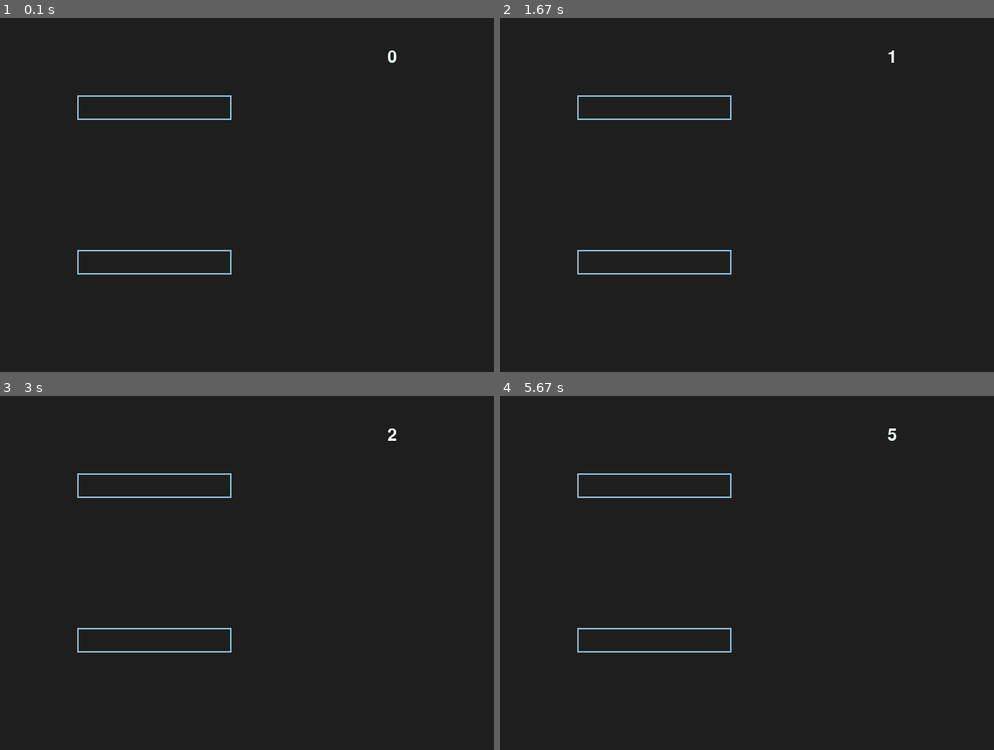
Above: before the commit, frames 1-4 (two rows, left to right).
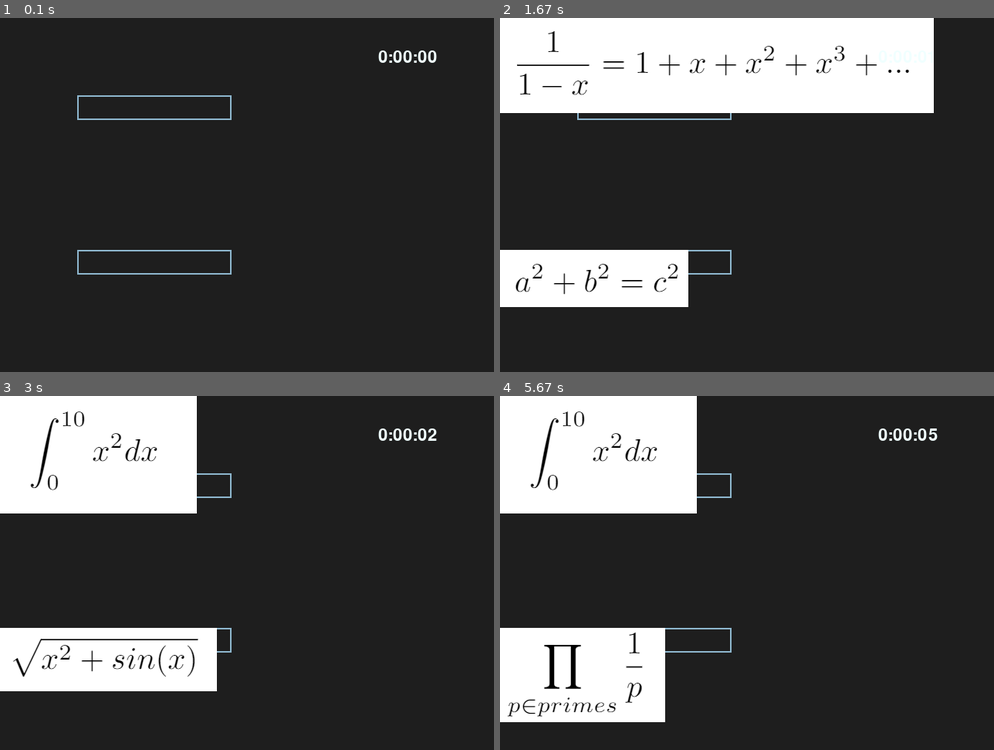
Above: after the commit, the same moments.

Repository: NiamV/OxfordHack
Game: pygame game, started from textInput.py
Two runs of this game, one before a commit and one after it. Both use one fixed random seed, a clock stepped at 60 frames per second and the inputs below.
Inputs:
- Up to frame 1 (0.1 s): no input
- Up to frame 2 (1.67 s): tap Space at 0.33, 0.67, 1.07, 1.37, 1.62 s
- Up to frame 3 (3 s): tap Space at 1.95, 2.25, 2.45, 2.75 s
- Up to frame 4 (5.67 s): tap Space at 3.02, 3.35, 3.65, 3.78, 4.18, 4.48, 4.85, 5.25, 5.55 s

The runs differ from the first frame. In frame 1, 0.2% of the frame differs, in the area x 76-89%, y 9-13%; in frame 2, 30%, in the area x 0-88%, y 0-82%; in frame 3, 21%; in frame 4, 22%.

Commit message:
Random changes to textInput.py

Diff:
--- a/imageMapping.py
+++ b/imageMapping.py
@@ -2,7 +2,7 @@
 
 def images(n, imageCount):
   numbers = [i for i in range(1,imageCount+1)]
-  img1 = math.ceil(n / ((imageCount-1)*(imageCount-2)))
+  img1 = int(math.ceil(n / ((imageCount-1)*(imageCount-2))))
   numbers.remove(img1)
 
   img2 = numbers[int(math.ceil((n % ((imageCount-1)*(imageCount-2))) / (imageCount-2))-1)]
--- a/textInput.py
+++ b/textInput.py
@@ -1,4 +1,8 @@
 import pygame as pg
+import sys
+
+import imageMapping
+import random
 
 pg.init()
 
@@ -16,10 +20,9 @@
 # Untested
 class Question:
 
-    def __init__(self, goal, number):
-        self.goal = goal
+    def __init__(self, number, img, img_id):
         self.color = COLOR_MAIN
-        self.rendered = FONT.render(goal, True, self.color)
+        self.img = img
 
         self.w = screenWidth - (2 * LEFT_MARGIN)
         self.h = 32
@@ -28,8 +31,8 @@
         self.inputBox = InputBox(self.x, self.y + (2 * h), self.w, self.h)
 
     def draw(self, screen):
-        # Draw the goal text
-        screen.blit(self.rendered, (self.x, self.y))
+        # Draw the goal image
+        screen.blit(img, (LEFT_MARGIN, LEFT_MARGIN))
 
         # Draw the input box
         self.inputBox.draw(screen)
@@ -77,15 +80,24 @@
         # Blit the rect.
         pg.draw.rect(screen, self.color, self.rect, 2)
 
+def secondsToString(secs):
+    m, s = divmod(secs, 60)
+    h, m = divmod(m, 60)
+
+    return '{:d}:{:02d}:{:02d}'.format(h, m, s)
+
 def main():
     clock = pg.time.Clock()
     input_box1 = InputBox(100, 100, 140, 32)
     input_box2 = InputBox(100, 300, 140, 32)
     input_boxes = [input_box1, input_box2]
     done = False
+    imageCount = 8
+    images = []
 
     # Stopwatch setup
-    counter, timerText = 0, '0'.rjust(3)
+    counter = 0
+    timerText = secondsToString(counter).rjust(3)
     pg.time.set_timer(pg.USEREVENT, 1000)
 
     while not done:
@@ -94,7 +106,14 @@
                 done = True
             if event.type == pg.USEREVENT:
                 counter += 1
-                timerText = str(counter).rjust(3) if counter > 0 else 'boom!'
+                timerText = secondsToString(counter).rjust(3) if counter > 0 else 'boom!'
+            if event.type == pg.KEYDOWN:
+                # niamPygame.py
+                if event.key == pg.K_SPACE:
+                    n = random.randint(1,imageCount*(imageCount-1)*(imageCount-2))
+                    images =  imageMapping.images(n, imageCount)
+                # end
+
             for box in input_boxes:
                 box.handle_event(event)
 
@@ -105,6 +124,11 @@
         screen.fill((30, 30, 30))
         for box in input_boxes:
             box.draw(screen)
+        for i in range(len(images)):
+            eq = pg.image.load("static/Eq" + str(images[i]) + ".png")
+            y = 300 * i
+            screen.blit(eq, (0,y))
+
         screen.blit(FONT.render(timerText, True, COLOR_MAIN), (screenWidth - 150, 40))
 
         pg.display.flip()
Not shown, added: imageMapping.pyc
